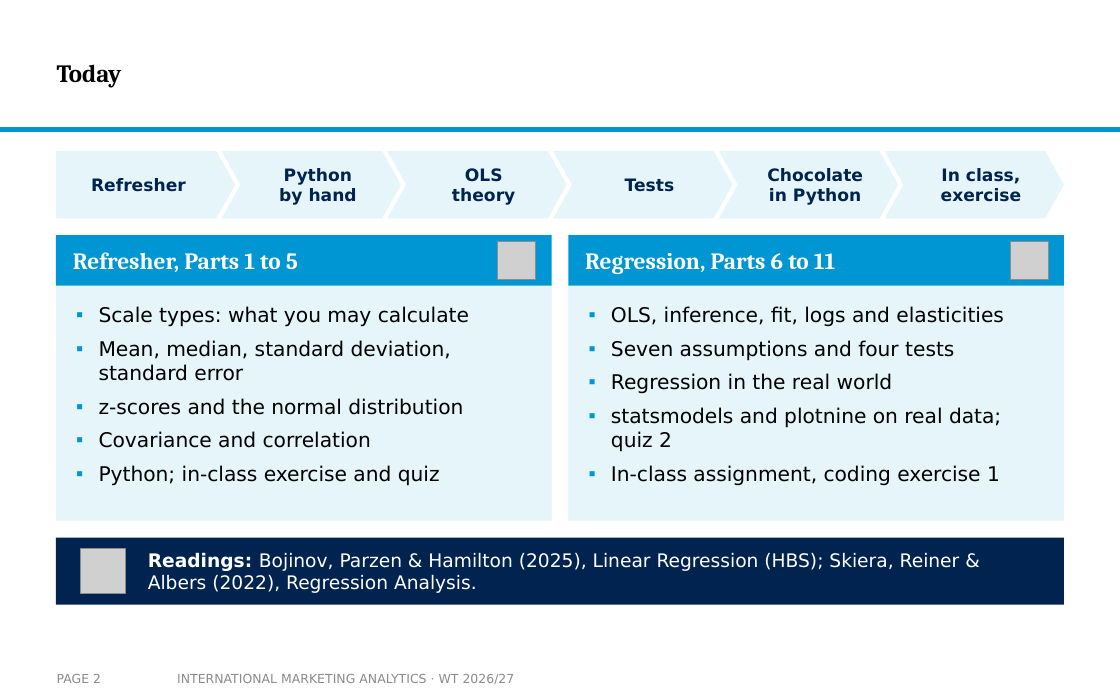
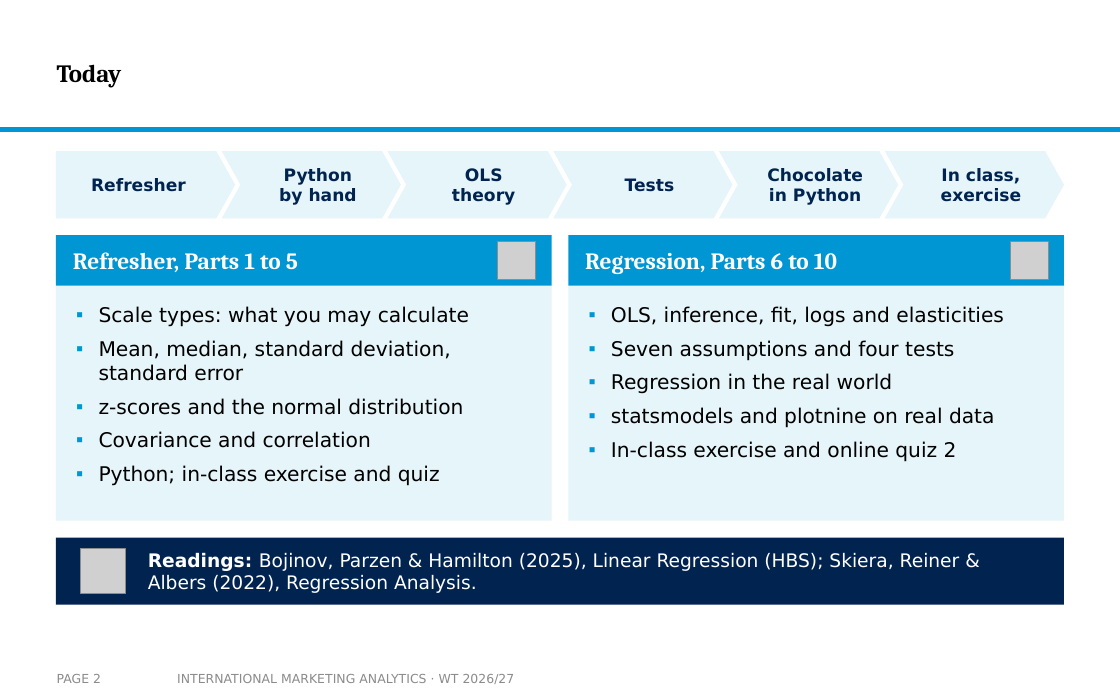
Before and after one commit to arnefloh-wu/international-marketing-analytics-teaching, a slide deck: slide 2 of slides/01b_statistics-and-regression_WT26-27.pptx. Drawn at 1120x700 pixels with LibreOffice and Linux fonts; fonts in the diff are those of the drawing; grey boxes stand for pictures; background and template pictures are left out. Boxes give left, top, right and bottom in pixels: in the first picture for what was removed or moved away, otherwise in the second. Text is boxed around its words. In the diff, an @@ line names an element or a change of style, - is before the commit and + after.

```diff
--- a/slides/01b_statistics-and-regression_WT26-27.pptx
+++ b/slides/01b_statistics-and-regression_WT26-27.pptx
@@ text at <box>585,253,837,274</box>: text changed @@
-Regression, Parts 6 to 11
+Regression, Parts 6 to 10
@@ text at <box>611,407,994,462</box>: text changed @@
-▪ statsmodels and plotnine on real data; quiz 2
-▪ In-class assignment, coding exercise 1
+▪ statsmodels and plotnine on real data
+▪ In-class exercise and online quiz 2
```
Also in this commit, not shown: 15 other slides changed, 2 slides added, 3 slides removed, 5 other files.
